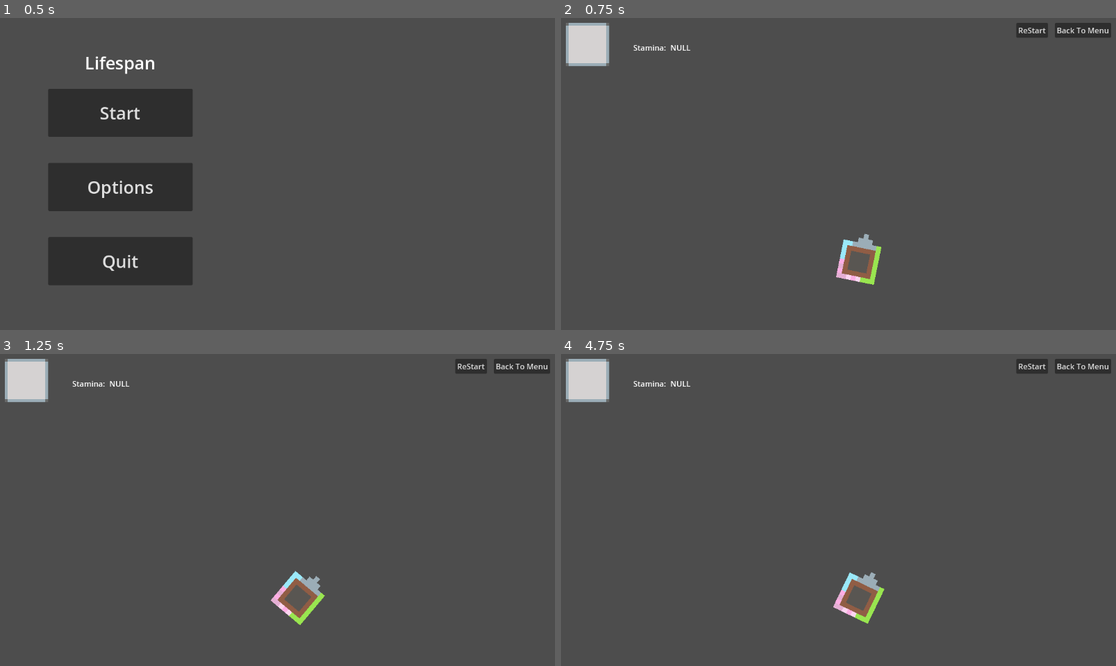
Above: before the commit, frames 1-4 (two rows, left to right).
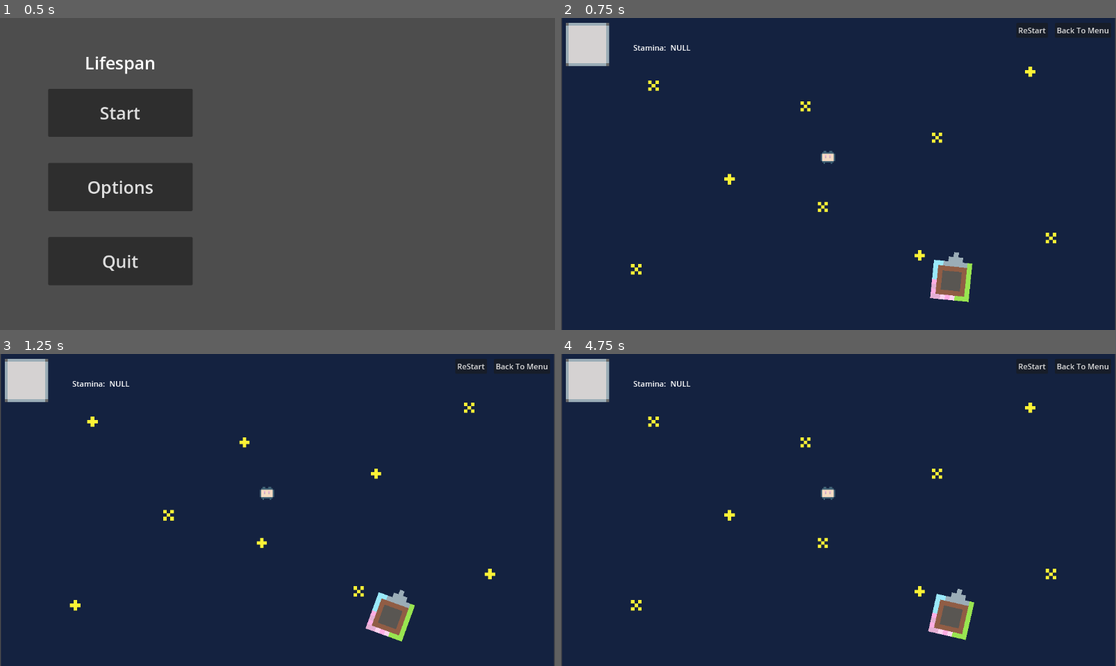
Above: after the commit, the same moments.

Repository: icysamon/LightYearsTraveler
Game: Godot game, scene res://scene/main/menu.tscn
Two runs of this game, one before a commit and one after it. Both use one fixed random seed, a clock stepped at 60 frames per second and the inputs below.
Inputs:
- Up to frame 1 (0.5 s): no input
- Up to frame 2 (0.75 s): click "Start" at 0.5 s
- Up to frame 3 (1.25 s): no input
- Up to frame 4 (4.75 s): click "ReStart" at 1.25 s; click "ReStart" at 2 s; click "ReStart" at 2.75 s; click "Back To Menu" at 3.5 s; click "Start" at 4.25 s

Frame 1 is identical in both runs. In frame 2, 98% of the frame differs, in the area x 0-100%, y 0-100%; in frame 3, 98%; in frame 4, 98%.

Commit message:
feat: player; background animation

Diff:
--- /dev/null
+++ b/resource/background.tres
@@ -0,0 +1,18 @@
+[gd_resource type="SpriteFrames" load_steps=3 format=3 uid="uid://cgaikhtrt8ff7"]
+
+[ext_resource type="Texture2D" uid="uid://6wqeuji1jev3" path="res://assets/background/background1.png" id="1_4qiyo"]
+[ext_resource type="Texture2D" uid="uid://csekfupl2hif6" path="res://assets/background/background2.png" id="2_gwfcd"]
+
+[resource]
+animations = [{
+"frames": [{
+"duration": 1.0,
+"texture": ExtResource("1_4qiyo")
+}, {
+"duration": 1.0,
+"texture": ExtResource("2_gwfcd")
+}],
+"loop": true,
+"name": &"default",
+"speed": 2.0
+}]
--- a/scene/child/planet.tscn
+++ b/scene/child/planet.tscn
@@ -6,17 +6,31 @@
 [sub_resource type="RectangleShape2D" id="RectangleShape2D_koih3"]
 size = Vector2(9.76306, 13.3838)
 
+[sub_resource type="RectangleShape2D" id="RectangleShape2D_y4js5"]
+size = Vector2(8, 8)
+
 [node name="Planet" type="Node2D"]
+texture_filter = 1
 script = ExtResource("1_qtws5")
 
 [node name="Sprite2D" type="Sprite2D" parent="."]
-texture_filter = 1
 scale = Vector2(10, 10)
 texture = ExtResource("1_f3xtl")
 
 [node name="RigidBody2D" type="RigidBody2D" parent="Sprite2D"]
+input_pickable = true
 
 [node name="CollisionShape2D" type="CollisionShape2D" parent="Sprite2D/RigidBody2D"]
 position = Vector2(0, -1.90735e-07)
 scale = Vector2(0.819415, 0.597736)
 shape = SubResource("RectangleShape2D_koih3")
+
+[node name="Area2D" type="Area2D" parent="Sprite2D"]
+
+[node name="CollisionShape2D" type="CollisionShape2D" parent="Sprite2D/Area2D"]
+position = Vector2(1.90735e-07, 2.86102e-07)
+scale = Vector2(1, 1)
+shape = SubResource("RectangleShape2D_y4js5")
+
+[connection signal="mouse_entered" from="Sprite2D/Area2D" to="." method="_on_mouse_entered"]
+[connection signal="mouse_exited" from="Sprite2D/Area2D" to="." method="_on_mouse_exited"]
--- /dev/null
+++ b/scene/child/player.tscn
@@ -0,0 +1,21 @@
+[gd_scene load_steps=4 format=3 uid="uid://cxpv1vg6rsf8v"]
+
+[ext_resource type="Script" path="res://scripts/player.gd" id="1_1c44o"]
+[ext_resource type="Texture2D" uid="uid://dc8370ps1bh1" path="res://assets/player/player.png" id="1_e5cpc"]
+
+[sub_resource type="RectangleShape2D" id="RectangleShape2D_eymmx"]
+size = Vector2(10, 9)
+
+[node name="Player" type="Node2D"]
+texture_filter = 1
+scale = Vector2(3, 3)
+script = ExtResource("1_1c44o")
+
+[node name="Sprite2D" type="Sprite2D" parent="."]
+texture = ExtResource("1_e5cpc")
+
+[node name="CharacterBody2D" type="CharacterBody2D" parent="."]
+
+[node name="CollisionShape2D" type="CollisionShape2D" parent="CharacterBody2D"]
+position = Vector2(0, 0.5)
+shape = SubResource("RectangleShape2D_eymmx")
--- a/scene/main/global.tscn
+++ b/scene/main/global.tscn
@@ -1,13 +1,27 @@
-[gd_scene load_steps=3 format=3 uid="uid://btjqepmvg6mm8"]
+[gd_scene load_steps=5 format=3 uid="uid://btjqepmvg6mm8"]
 
+[ext_resource type="SpriteFrames" uid="uid://cgaikhtrt8ff7" path="res://resource/background.tres" id="1_akduu"]
 [ext_resource type="PackedScene" uid="uid://b405njjdeo60g" path="res://scene/main/ui.tscn" id="1_g05ck"]
 [ext_resource type="PackedScene" uid="uid://b5lv76xyyp2au" path="res://scene/child/planet.tscn" id="2_yc56x"]
+[ext_resource type="PackedScene" uid="uid://cxpv1vg6rsf8v" path="res://scene/child/player.tscn" id="3_w17ff"]
 
 [node name="Node2D" type="Node2D"]
+texture_filter = 1
+
+[node name="AnimatedSprite2D" type="AnimatedSprite2D" parent="."]
+position = Vector2(575.843, 324)
+scale = Vector2(7.17304, 7.2)
+sprite_frames = ExtResource("1_akduu")
+autoplay = "default"
+frame_progress = 0.818975
 
 [node name="UI" parent="." instance=ExtResource("1_g05ck")]
 size_flags_horizontal = 4
 size_flags_vertical = 4
+mouse_filter = 1
+
+[node name="Player" parent="." instance=ExtResource("3_w17ff")]
+position = Vector2(554, 288)
 
 [node name="Planet" parent="." instance=ExtResource("2_yc56x")]
-position = Vector2(618, 507)
+position = Vector2(810, 546)
--- a/scene/main/ui.tscn
+++ b/scene/main/ui.tscn
@@ -18,6 +18,7 @@
 offset_bottom = 648.0
 grow_horizontal = 2
 grow_vertical = 2
+mouse_filter = 1
 
 [node name="MarginContainer" type="MarginContainer" parent="SeasonSystem"]
 layout_mode = 0
@@ -38,6 +39,7 @@
 offset_bottom = 648.0
 grow_horizontal = 2
 grow_vertical = 2
+mouse_filter = 1
 
 [node name="MarginContainer" type="MarginContainer" parent="StaminaSystem"]
 layout_mode = 0
@@ -64,6 +66,7 @@
 offset_bottom = 648.0
 grow_horizontal = 2
 grow_vertical = 2
+mouse_filter = 1
 
 [node name="MarginContainer" type="MarginContainer" parent="MenuSystem"]
 layout_mode = 1
--- a/scripts/planet.gd
+++ b/scripts/planet.gd
@@ -1,14 +1,24 @@
 extends Node2D
 
+const TWEEN_SCALE_TIME = 0.1
+const SPEED_ROTATION : float = 0.5
 
+var default_scale : Vector2 = Vector2.ONE
+var tween_size_add : Vector2 = Vector2.ONE * 0.2
 # Called when the node enters the scene tree for the first time.
 func _ready():
-	pass # Replace with function body.
+	default_scale = scale
 
 
-# Called every frame. 'delta' is the elapsed time since the previous frame.
-func _process(delta):
-	pass
+func _physics_process(delta):
+	rotation += SPEED_ROTATION * delta
 
-func _physics_process(delta):
-	rotation += 1 * delta
+
+func _on_mouse_entered():
+	var tween = get_tree().create_tween()
+	tween.tween_property(self, "scale", default_scale + tween_size_add, TWEEN_SCALE_TIME)
+
+
+func _on_mouse_exited():
+	var tween = get_tree().create_tween()
+	tween.tween_property(self, "scale", default_scale, TWEEN_SCALE_TIME)
--- /dev/null
+++ b/scripts/player.gd
@@ -0,0 +1,6 @@
+extends Node2D
+
+const SPEED_MAX = 50.0
+
+func _physics_process(delta):
+	pass
Binary file added: assets/background/background.aseprite
Binary file added: assets/background/background1.png
Not shown, added: assets/background/background1.png.import
Binary file added: assets/background/background2.png
Not shown, added: assets/background/background2.png.import
Binary file changed: assets/player/player.aseprite
Binary file added: assets/player/player.png
Not shown, added: assets/player/player.png.import
Not shown: 1 places in scene/child/planet.tscn that only renumber resources
